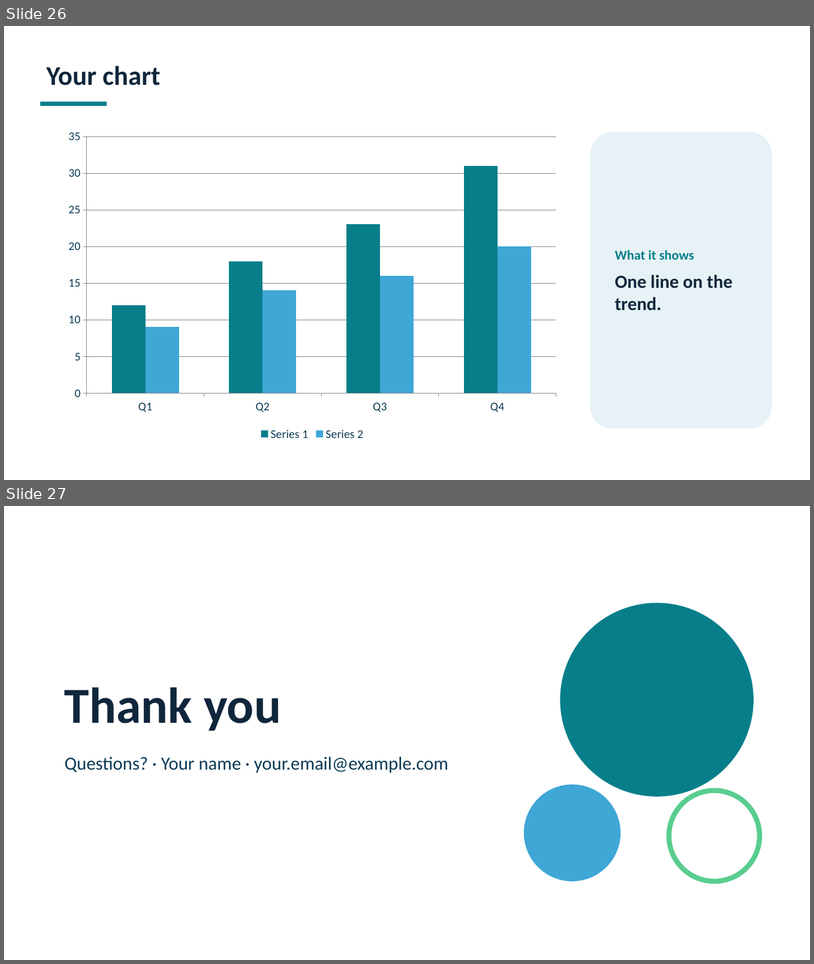
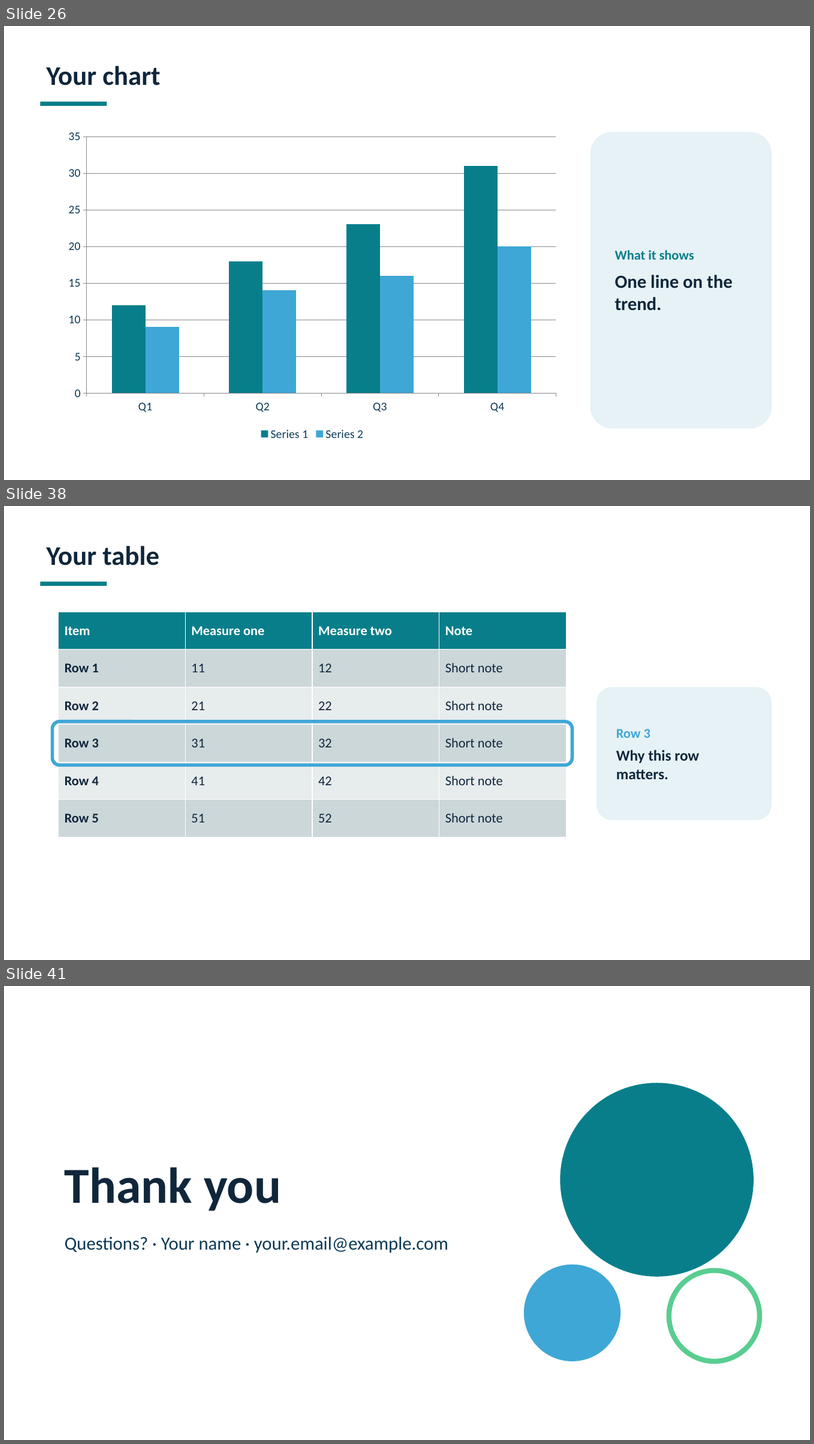
Before and after one commit to matheweng-boop/cross-list, a slide deck: app/web/static/downloads/bizdev-animated-template-ocean.pptx. Shown one above the other, each under a label of ours: slides 26 and 27 before the commit, slides 26, 38 and 41 after it; the slides between them are not shown. The pictures are 814x964 and 814x1444 pixels, drawn with LibreOffice and Linux fonts; fonts in the diff are those of the drawing. Boxes give left, top, right and bottom in pixels: in the first picture for what was removed or moved away, otherwise in the second. Text is boxed around its words. In the diff, an @@ line names an element or a change of style, - is before the commit and + after.

```diff
--- a/app/web/static/downloads/bizdev-animated-template-ocean.pptx
+++ b/app/web/static/downloads/bizdev-animated-template-ocean.pptx
@@ slide 38 added at (4, 506, 810, 960), background #FFFFFF @@
@@ title added at (47, 546, 159, 565), 32 pt, text #10263B, bold @@
+Your table
@@ rectangle added at (40, 582, 107, 586), fill #087E8B @@
@@ table added at (59, 612, 567, 837), 6 rows, 4 columns @@
+Item | Measure one | Measure two | Note
+Row 1 | 11 | 12 | Short note
+Row 2 | 21 | 22 | Short note
+Row 3 | 31 | 32 | Short note
+Row 4 | 41 | 42 | Short note
+Row 5 | 51 | 52 | Short note
@@ rounded rectangle added at (597, 687, 772, 820), fill #E6F2F5, 18 pt, text #10263B, bold @@
+Row 3
+Why this row matters.
@@ rounded rectangle added at (53, 721, 573, 765), outline #3FA7D6 4 pt @@
@@ what was slide 27 is now slide 41 @@
```
Also in this commit, not shown: 1 slide changed, 13 other slides added, 7 other files.
